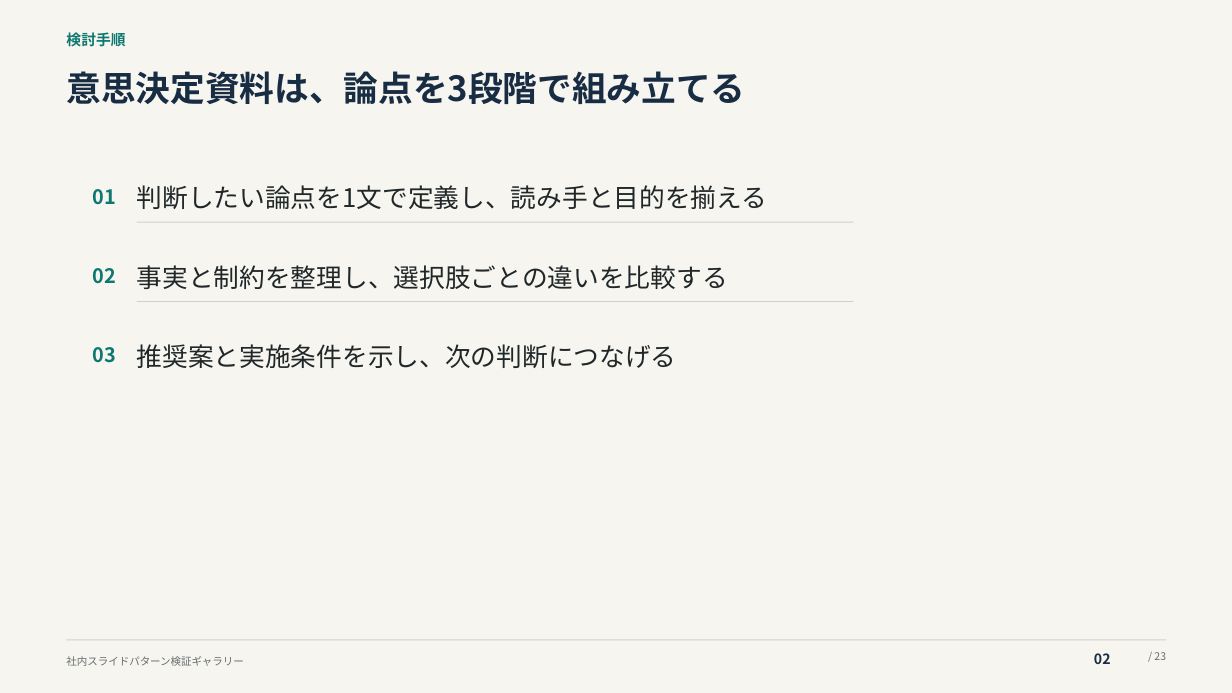
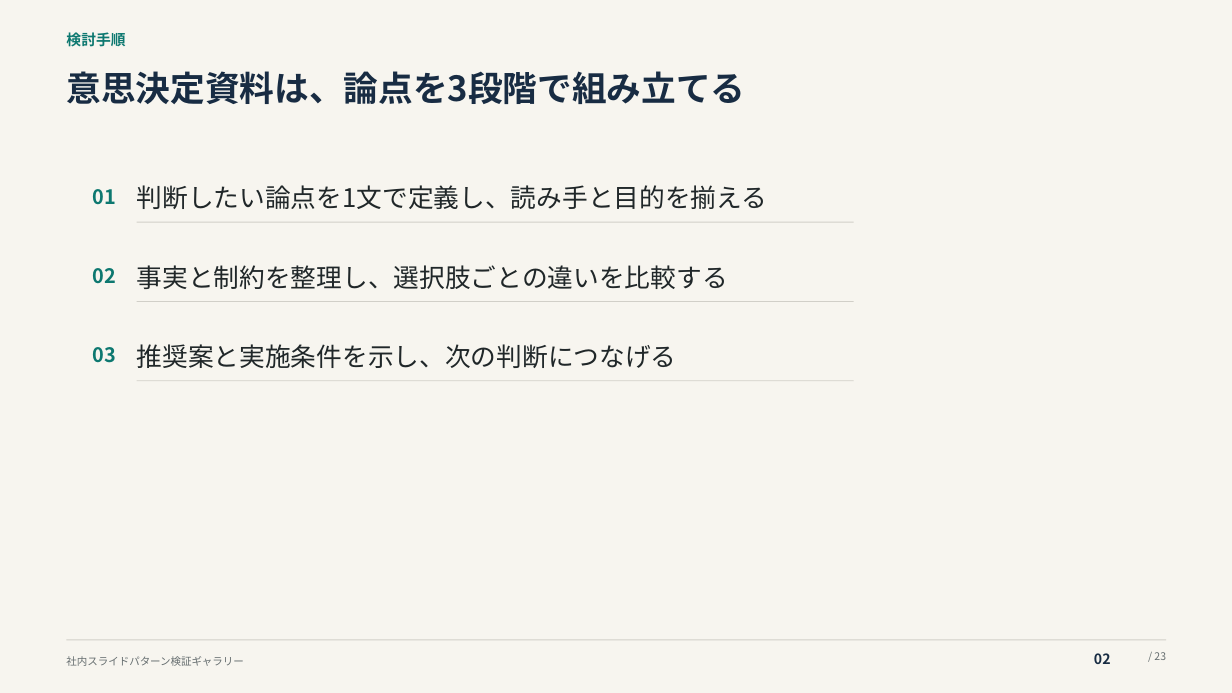
Before and after one commit to thinas1115/pptxdsl, a slide deck: slide 2 of examples/gallery/pattern_gallery.pptx. Drawn at 1232x693 pixels with LibreOffice and Linux fonts; fonts in the diff are those of the drawing. Boxes give left, top, right and bottom in pixels: in the first picture for what was removed or moved away, otherwise in the second. Text is boxed around its words. In the diff, an @@ line names an element or a change of style, - is before the commit and + after.

```diff
--- a/examples/gallery/pattern_gallery.pptx
+++ b/examples/gallery/pattern_gallery.pptx
@@ rectangle added at [137, 381, 854, 382], fill #D1CFC8 @@
```
Also in this commit, not shown: 2 other slides changed, 7 other files.
